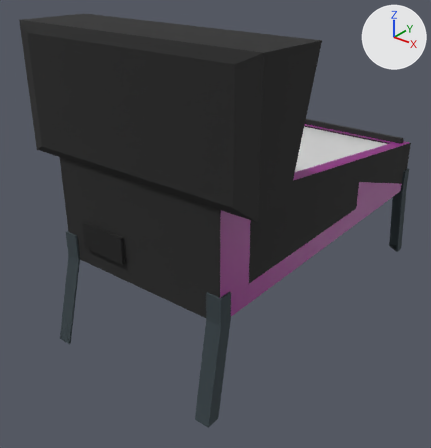
Two versions of the Blender file Assets/Models/Pinball_Board2.blend, one commit apart.
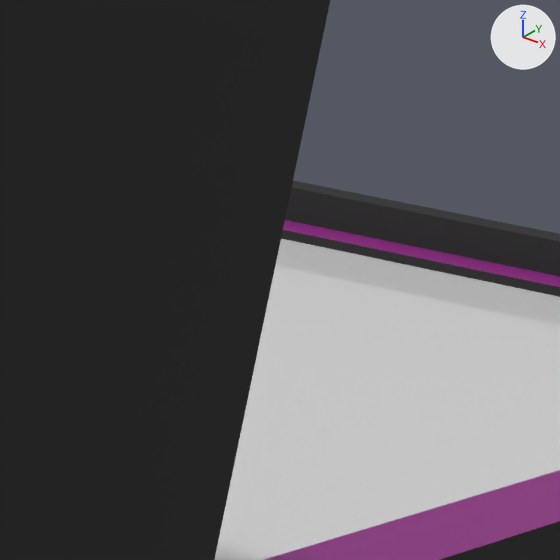
Each version is shown whole from a 50 mm lens placed at (2.89, -4.23, 1.81), pointed at (-0.15, -0.44, -0.54), then close up on the part from 62% to 79% of the width and 21% to 38% of the height. Arrows for +X, +Y and +Z are at upper right; the lights stay in place. The last two pictures show the newer version.

Names of what the first close-up shows: 'PinballMachine'.
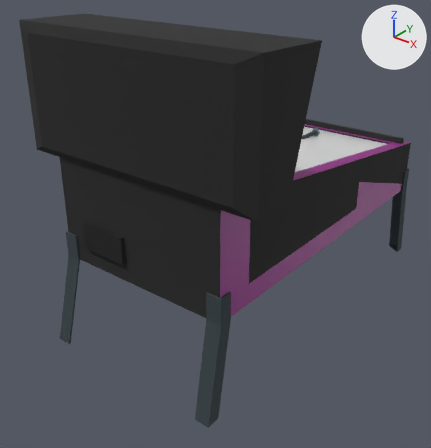
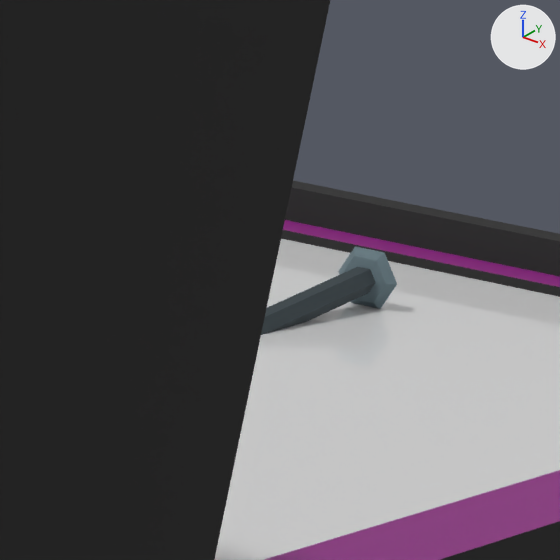
The change, as a list of edits to the scene's bpy script:
```text
Change ob_pinball_pulley:
    remove ob_pinball_pulley.hide_set(True)
```

What differs and where, as boxes [x1, y1, x2, y2] in the close-ups (560 x 560 px):
'Pinball_Pulley', shown: after [261, 246, 397, 335]
